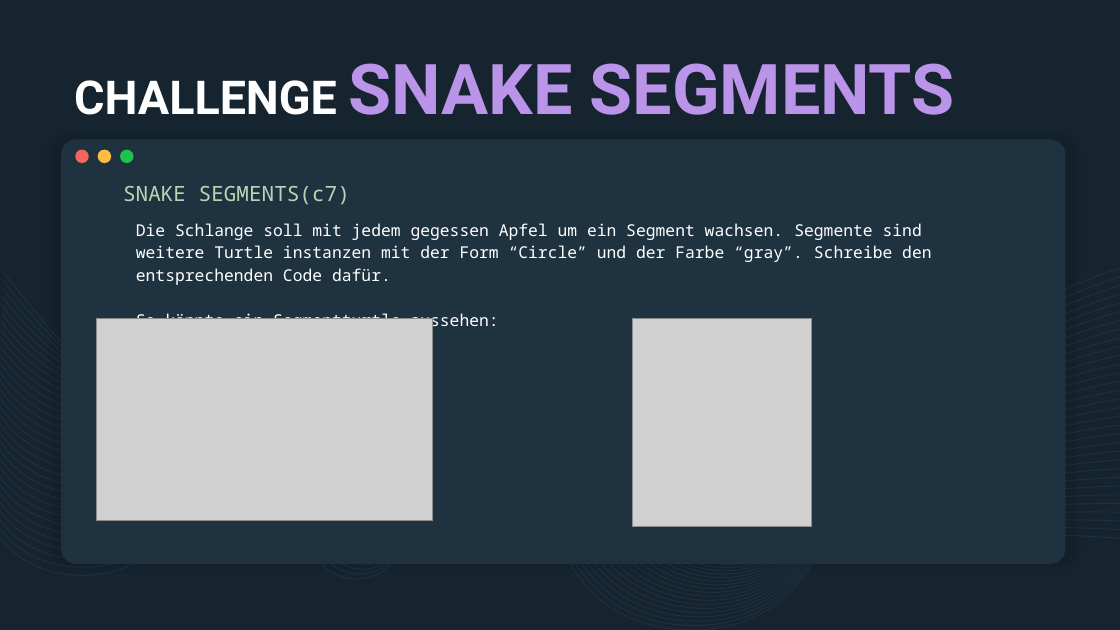
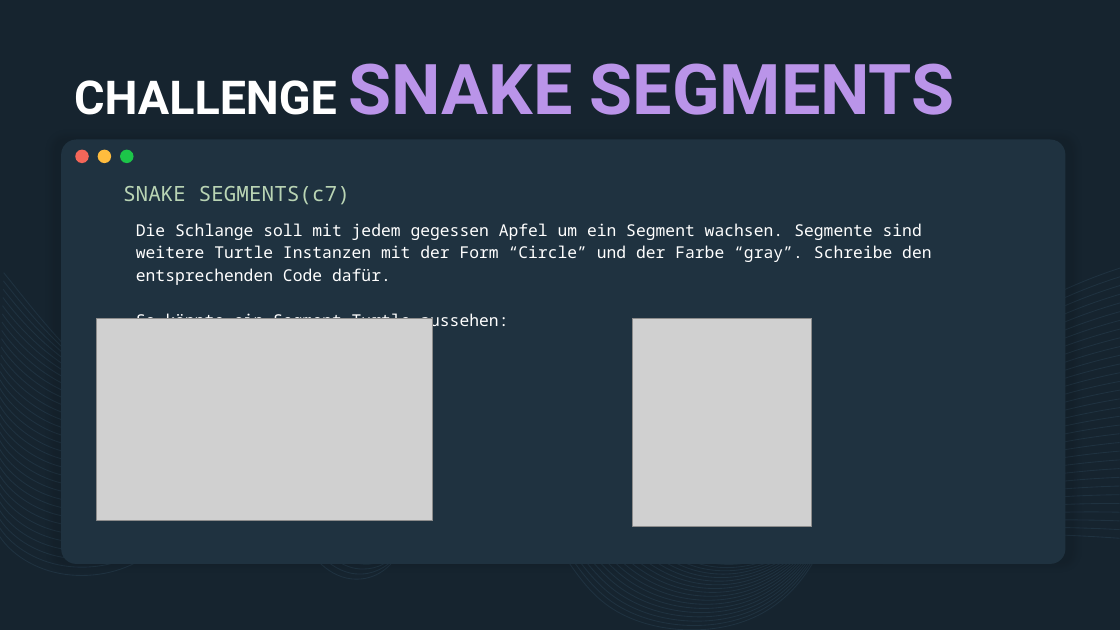
Before and after one commit to derech1e/python-beginner-course, a slide deck: slide 4 of 008/lesson_8.pptx. Drawn at 1120x630 pixels with LibreOffice and Linux fonts; fonts in the diff are those of the drawing; grey boxes stand for pictures. Boxes give left, top, right and bottom in pixels: in the first picture for what was removed or moved away, otherwise in the second. Text is boxed around its words. In the diff, an @@ line names an element or a change of style, - is before the commit and + after.

```diff
--- a/008/lesson_8.pptx
+++ b/008/lesson_8.pptx
@@ text at (136,223,931,331): text changed @@
-Die Schlange soll mit jedem gegessen Apfel um ein Segment wachsen. Segmente sind weitere Turtle instanzen mit der Form “Circle” und der Farbe “gray”. Schreibe den entsprechenden Code dafür.
-So könnte ein Segmentturtle aussehen:
+Die Schlange soll mit jedem gegessen Apfel um ein Segment wachsen. Segmente sind weitere Turtle Instanzen mit der Form “Circle” und der Farbe “gray”. Schreibe den entsprechenden Code dafür.
+So könnte ein Segment-Turtle aussehen:
```
Also in this commit, not shown: 5 other slides changed, 21 other files.
